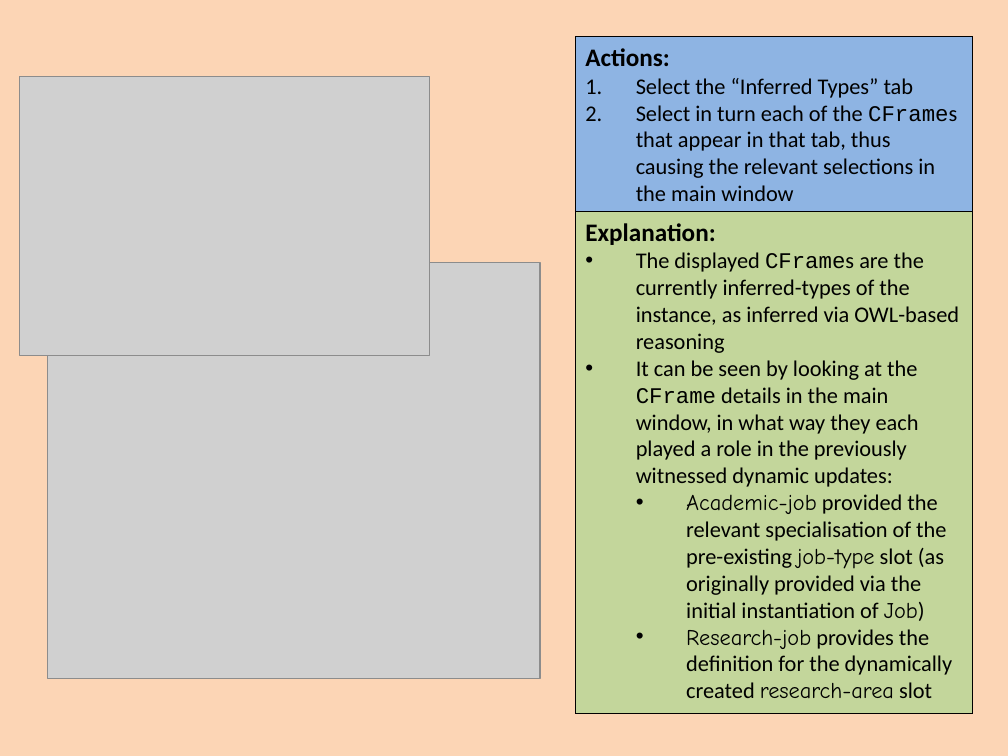
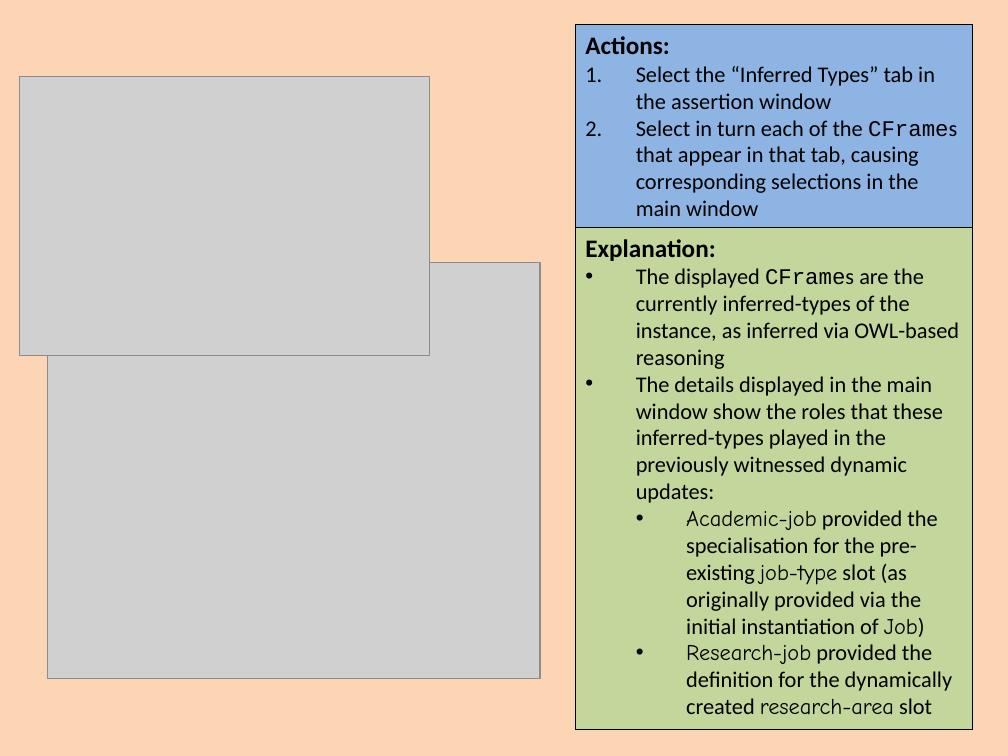
Before and after one commit to colin-puleston/mekon-hobo, a slide deck: slide 32 of docs/MEKON-HOBO Introductory Tutorial.pptx (slide 31 before the commit). Drawn at 1008x756 pixels with LibreOffice and Linux fonts; fonts in the diff are those of the drawing; grey boxes stand for pictures. Boxes give left, top, right and bottom in pixels: in the first picture for what was removed or moved away, otherwise in the second. Text is boxed around its words. In the diff, an @@ line names an element or a change of style, - is before the commit and + after.

```diff
--- a/docs/MEKON-HOBO Introductory Tutorial.pptx
+++ b/docs/MEKON-HOBO Introductory Tutorial.pptx
@@ rectangle "Actions:": place and size @@
-rectangle "Actions:" at <box>576,36,973,213</box>
+rectangle "Actions:" at <box>576,25,973,229</box>
@@ text in rectangle at <box>636,66,957,216</box>: text changed @@
-1. Select the “Inferred Types” tab
-2. Select in turn each of the CFrames that appear in that tab, thus causing the relevant selections in the main window
+1. Select the “Inferred Types” tab in the assertion window
+2. Select in turn each of the CFrames that appear in that tab, causing corresponding selections in the main window
@@ rectangle "Explanation:": place and size @@
-rectangle "Explanation:" at <box>576,212,973,714</box>
+rectangle "Explanation:" at <box>576,227,973,729</box>
@@ text in rectangle at <box>636,376,953,715</box>: text changed @@
-• It can be seen by looking at the CFrame details in the main window, in what way they each played a role in the previously witnessed dynamic updates:
-  • Academic-job provided the relevant specialisation of the pre-existing job-type slot (as originally provided via the initial instantiation of Job)
-  • Research-job provides the definition for the dynamically created research-area slot
+• The details displayed in the main window show the roles that these inferred-types played in the previously witnessed dynamic updates:
+  • Academic-job provided the specialisation for the pre-existing job-type slot (as originally provided via the initial instantiation of Job)
+  • Research-job provided the definition for the dynamically created research-area slot
```
Also in this commit, not shown: 10 other slides changed, 1 slide added.
